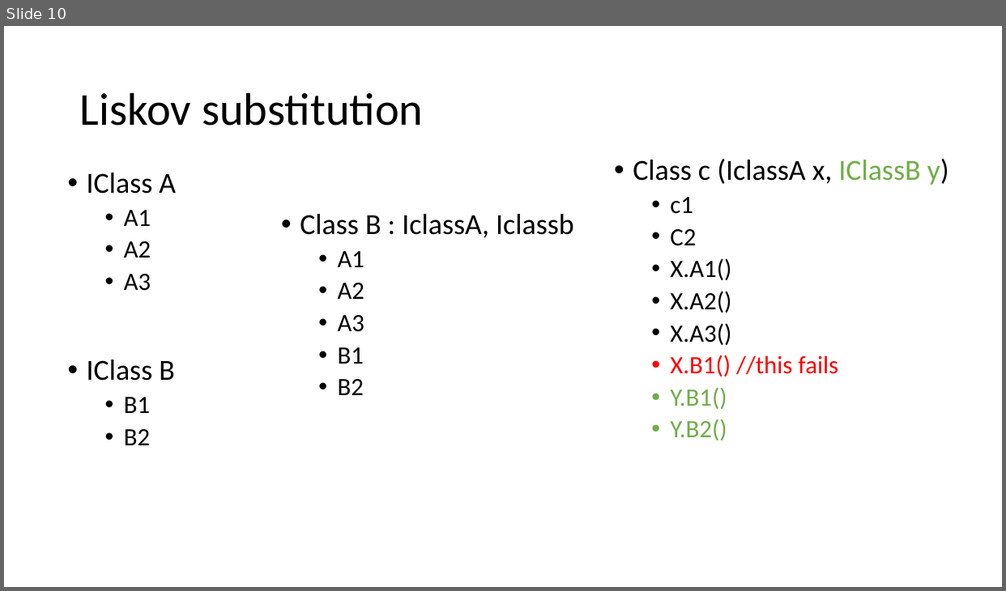
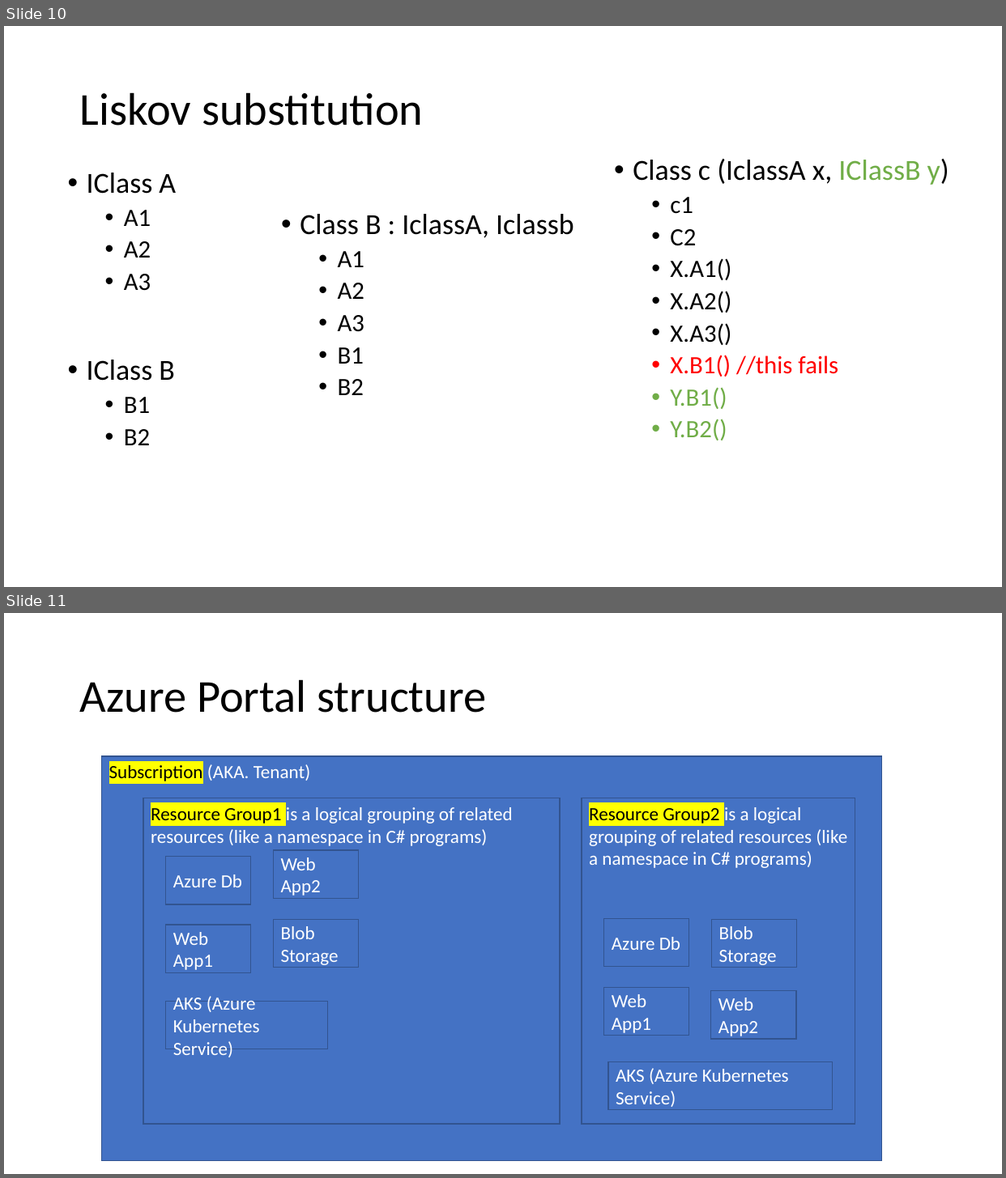
Before and after one commit to 221114-NET/trainer_code, a slide deck: resources/MarksDrawrings.pptx. Shown one above the other, each under a label of ours: slide 10 before the commit, slides 10 and 11 after it. The pictures are 1006x591 and 1006x1178 pixels, drawn with LibreOffice and Linux fonts; fonts in the diff are those of the drawing. Boxes give left, top, right and bottom in pixels: in the first picture for what was removed or moved away, otherwise in the second. Text is boxed around its words. In the diff, an @@ line names an element or a change of style, - is before the commit and + after.

```diff
--- a/resources/MarksDrawrings.pptx
+++ b/resources/MarksDrawrings.pptx
@@ slide 11 added at (4, 613, 1002, 1174), background #FFFFFF @@
@@ title added at (80, 679, 486, 713), 44 pt, text #000000 @@
+Azure Portal structure
@@ rectangle added at (101, 756, 882, 1161), fill #4472C4, outline #325491 1 pt, 18 pt, text #000000 @@
+Subscription (AKA. Tenant)
@@ rectangle added at (143, 798, 560, 1124), fill #4472C4, outline #325491 1 pt, 18 pt, text #FFFFFF @@
+Resource Group1 is a logical grouping of related resources (like a namespace in C# programs)
@@ rectangle added at (582, 798, 855, 1124), fill #4472C4, outline #325491 1 pt, 18 pt, text #FFFFFF @@
+Resource Group2 is a logical grouping of related resources (like a namespace in C# programs)
@@ rectangle added at (274, 850, 359, 898), fill #4472C4, outline #325491 1 pt, 18 pt, text #FFFFFF @@
+Web App2
@@ rectangle added at (166, 856, 251, 905), fill #4472C4, outline #325491 1 pt, 18 pt, text #FFFFFF @@
+Azure Db
@@ rectangle added at (166, 925, 251, 973), fill #4472C4, outline #325491 1 pt, 18 pt, text #FFFFFF @@
+Web App1
@@ rectangle added at (274, 919, 359, 967), fill #4472C4, outline #325491 1 pt, 18 pt, text #FFFFFF @@
+Blob Storage
@@ rectangle added at (604, 918, 690, 966), fill #4472C4, outline #325491 1 pt, 18 pt, text #FFFFFF @@
+Azure Db
@@ rectangle added at (711, 919, 797, 967), fill #4472C4, outline #325491 1 pt, 18 pt, text #FFFFFF @@
+Blob Storage
@@ rectangle added at (604, 987, 690, 1035), fill #4472C4, outline #325491 1 pt, 18 pt, text #FFFFFF @@
+Web App1
@@ rectangle added at (711, 991, 797, 1039), fill #4472C4, outline #325491 1 pt, 18 pt, text #FFFFFF @@
+Web App2
@@ rectangle added at (166, 1002, 327, 1050), fill #4472C4, outline #325491 1 pt, 18 pt, text #FFFFFF @@
+AKS (Azure Kubernetes Service)
@@ rectangle added at (608, 1063, 833, 1110), fill #4472C4, outline #325491 1 pt, 18 pt, text #FFFFFF @@
+AKS (Azure Kubernetes Service)
```
Also in this commit, not shown: 1 other slide added, 10 other files.
